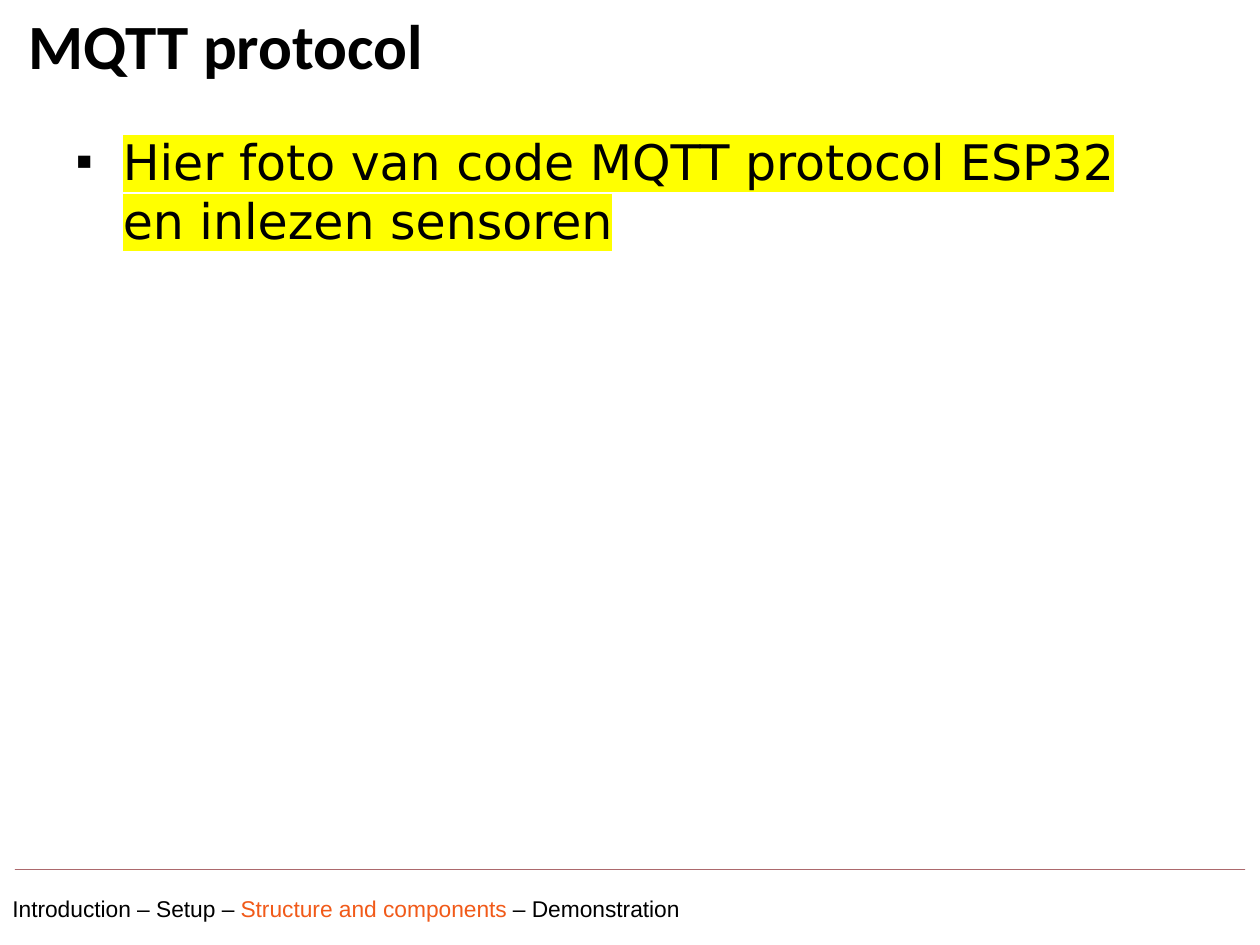
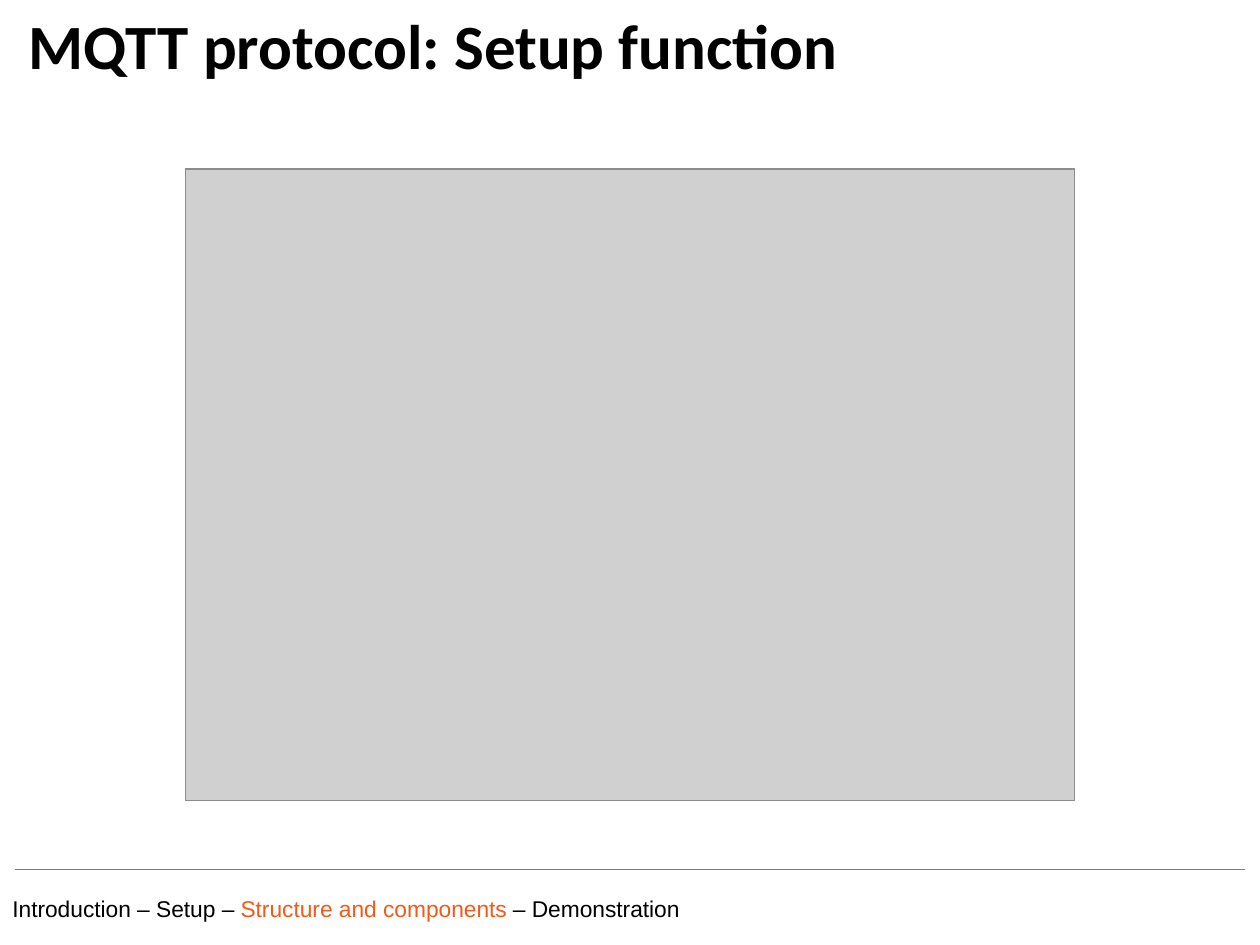
Before and after one commit to BrechtAchten/NETRF, a slide deck: slide 9 of Presentatie-project-IoT-using-MQTT.pptx. Drawn at 1260x945 pixels with LibreOffice and Linux fonts; fonts in the diff are those of the drawing; grey boxes stand for pictures; background and template pictures are left out. Boxes give left, top, right and bottom in pixels: in the first picture for what was removed or moved away, otherwise in the second. Text is boxed around its words. In the diff, an @@ line names an element or a change of style, - is before the commit and + after.

Commit message:
Final version powerpoint

```diff
--- a/Presentatie-project-IoT-using-MQTT.pptx
+++ b/Presentatie-project-IoT-using-MQTT.pptx
@@ title at (29,24,837,79): text changed @@
-MQTT protocol
+MQTT protocol: Setup function
@@ text removed at (123,142,1114,240) @@
-▪ Hier foto van code MQTT protocol ESP32 en inlezen sensoren
@@ picture added at (185,169,1074,800) @@
```
Also in this commit, not shown: 2 other slides changed, 6 slides added, 4 other files.
